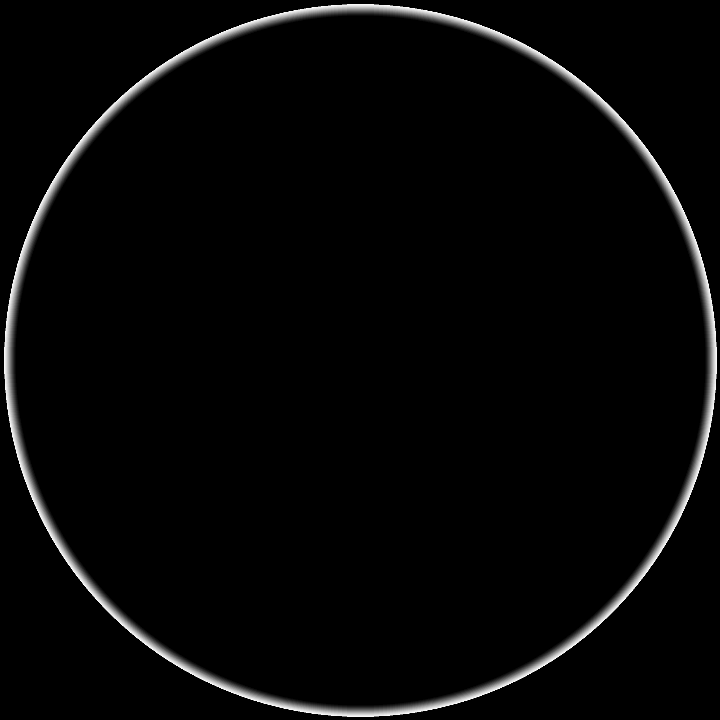
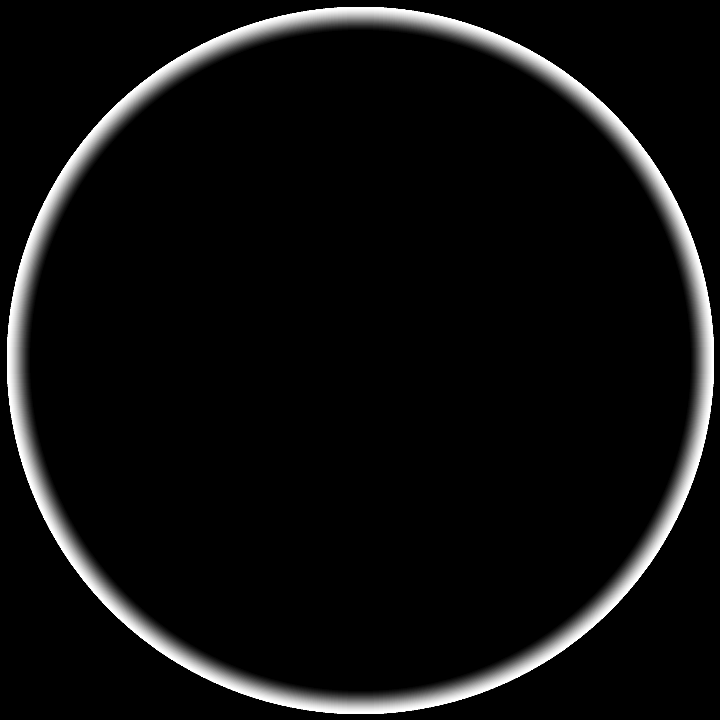
Two versions of the same layered image (720×720). Layer-by-layer changes:
painted on "Layer 1" over (4, 4, 717, 717)
